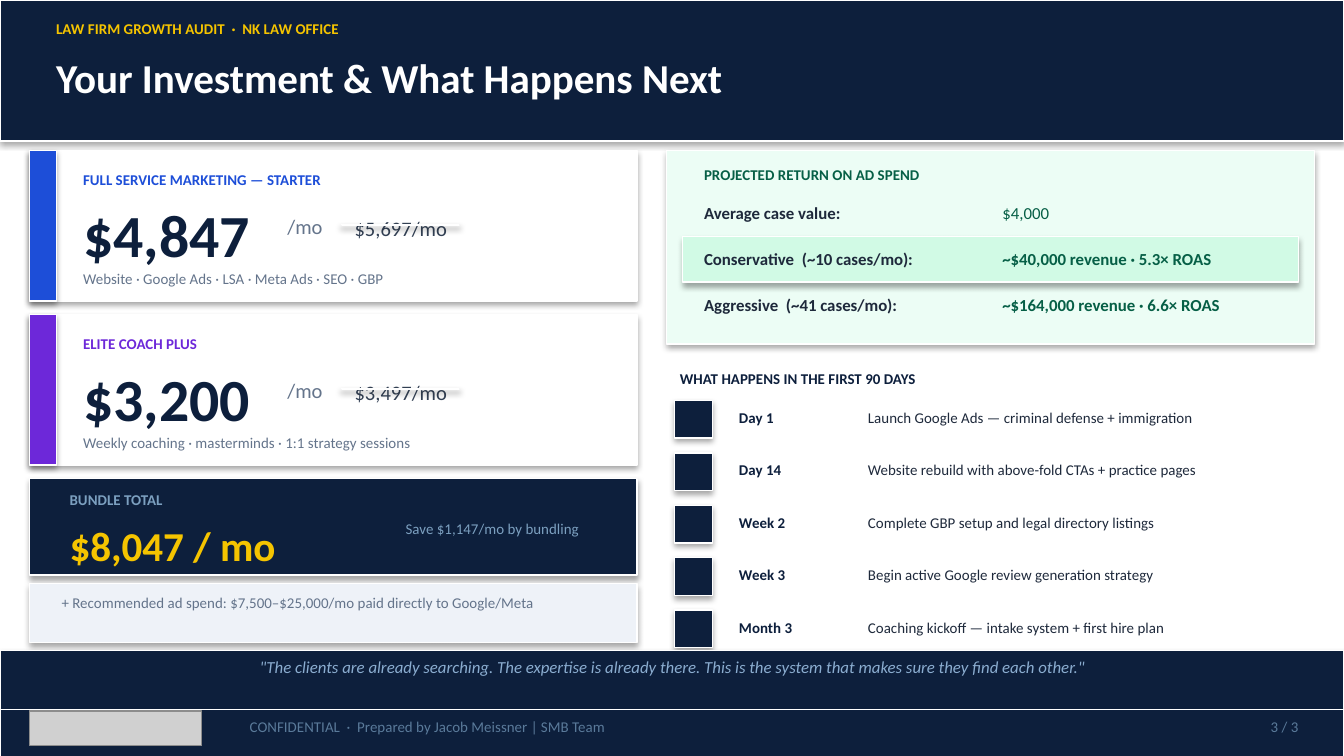
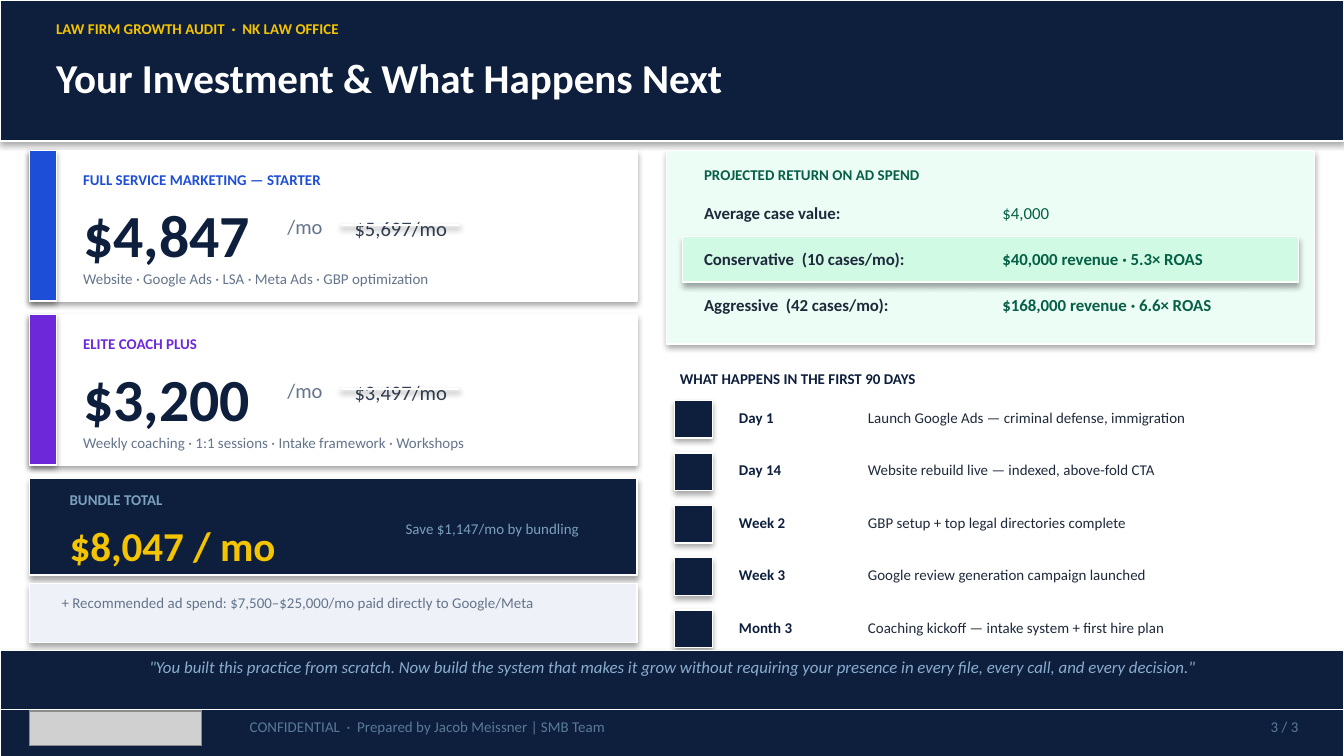
Before and after one commit to SMB-Team-Technology/workwith-smbteam, a slide deck: slide 3 of nk-law-office/NK_Law_Office_June_5_2026_Proposal.pptx. Drawn at 1344x756 pixels with LibreOffice and Linux fonts; fonts in the diff are those of the drawing; grey boxes stand for pictures. Boxes give left, top, right and bottom in pixels: in the first picture for what was removed or moved away, otherwise in the second. Text is boxed around its words. In the diff, an @@ line names an element or a change of style, - is before the commit and + after.

```diff
--- a/nk-law-office/NK_Law_Office_June_5_2026_Proposal.pptx
+++ b/nk-law-office/NK_Law_Office_June_5_2026_Proposal.pptx
@@ text at (704,252,905,268): text changed @@
-Conservative (~10 cases/mo):
+Conservative (10 cases/mo):
@@ text at (1002,254,1203,267): text changed @@
-~$40,000 revenue · 5.3× ROAS
+$40,000 revenue · 5.3× ROAS
@@ text at (83,273,428,287): text changed @@
-Website · Google Ads · LSA · Meta Ads · SEO · GBP
+Website · Google Ads · LSA · Meta Ads · GBP optimization
@@ text at (704,298,889,314): text changed @@
-Aggressive (~41 cases/mo):
+Aggressive (42 cases/mo):
@@ text at (1002,299,1212,313): text changed @@
-~$164,000 revenue · 6.6× ROAS
+$168,000 revenue · 6.6× ROAS
@@ text at (868,412,1185,426): text changed @@
-Launch Google Ads — criminal defense + immigration
+Launch Google Ads — criminal defense, immigration
@@ text at (83,437,464,451): text changed @@
-Weekly coaching · masterminds · 1:1 strategy sessions
+Weekly coaching · 1:1 sessions · Intake framework · Workshops
@@ text at (868,464,1155,477): text changed @@
-Website rebuild with above-fold CTAs + practice pages
+Website rebuild live — indexed, above-fold CTA
@@ text at (868,517,1126,531): text changed @@
-Complete GBP setup and legal directory listings
+GBP setup + top legal directories complete
@@ text at (868,569,1146,583): text changed @@
-Begin active Google review generation strategy
+Google review generation campaign launched
@@ text at (149,661,1195,676): text changed @@
-"The clients are already searching. The expertise is already there. This is the system that makes sure they find each other."
+"You built this practice from scratch. Now build the system that makes it grow without requiring your presence in every file, every call, and every decision."
```
Also in this commit, not shown: 2 other slides changed, 1 other file.
